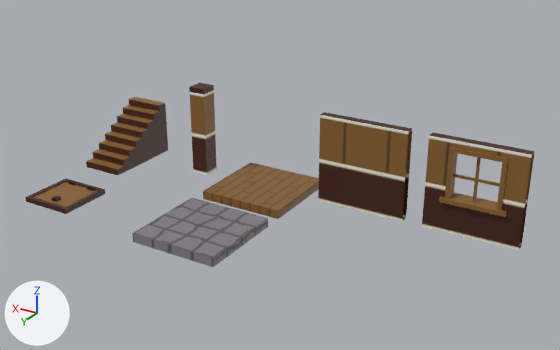
The FBX model Assets/Models/scenery/cellar_door.fbx: old version first, new version second.
Rendered twice from a 50 mm lens placed at (-41.0, 69.6, 36.6), pointed at (-2.5, 5.4, 4.4). Arrows for +X, +Y and +Z are at lower left; the lights stay in place. Where no turn or scale is listed for an object, it has been applied to the vertices.
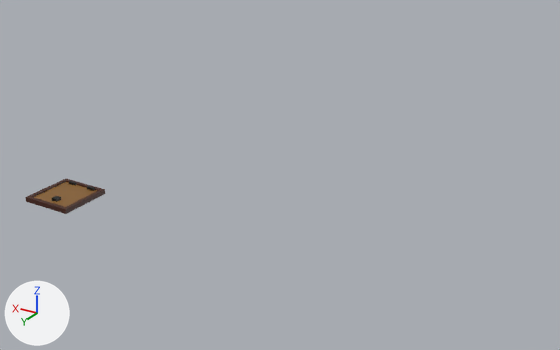
Pixel boxes [x1, y1, x2, y2] of what changed, in the pictures (560 x 350 px):
'Cube.004', deleted (brown): before [422, 133, 535, 250]
'Cube.001', deleted (brown): before [318, 112, 412, 221]
'Cube.003', deleted: before [132, 198, 268, 267]
'Cube', deleted (brown): before [203, 163, 319, 219]
'Grid', deleted (brown): before [86, 97, 168, 175]
'Cube.002', deleted (brown): before [189, 83, 217, 175]

What the commit changed:
Object 'Cube.001' (ob_cube_001) is deleted.
Object 'Grid' (ob_grid) is deleted.
Object 'Cube.004' (ob_cube_004) is deleted.
Object 'Cube' (ob_cube) is deleted.
Object 'Cube.003' (ob_cube_003) is deleted.
Object 'Cube.002' (ob_cube_002) is deleted.
